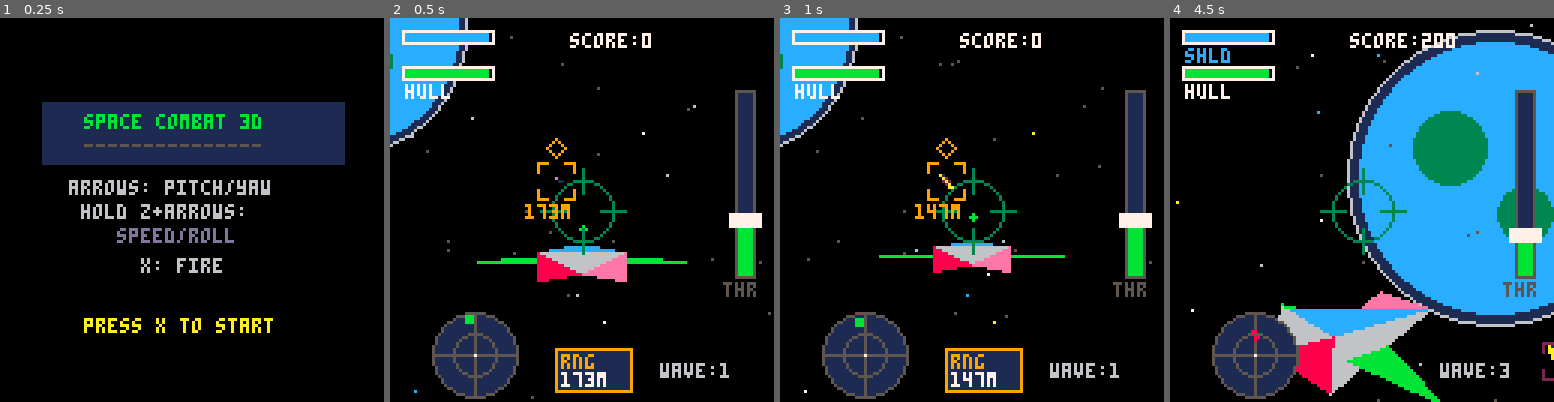
Above: before the commit, frames 1-4 (left to right).
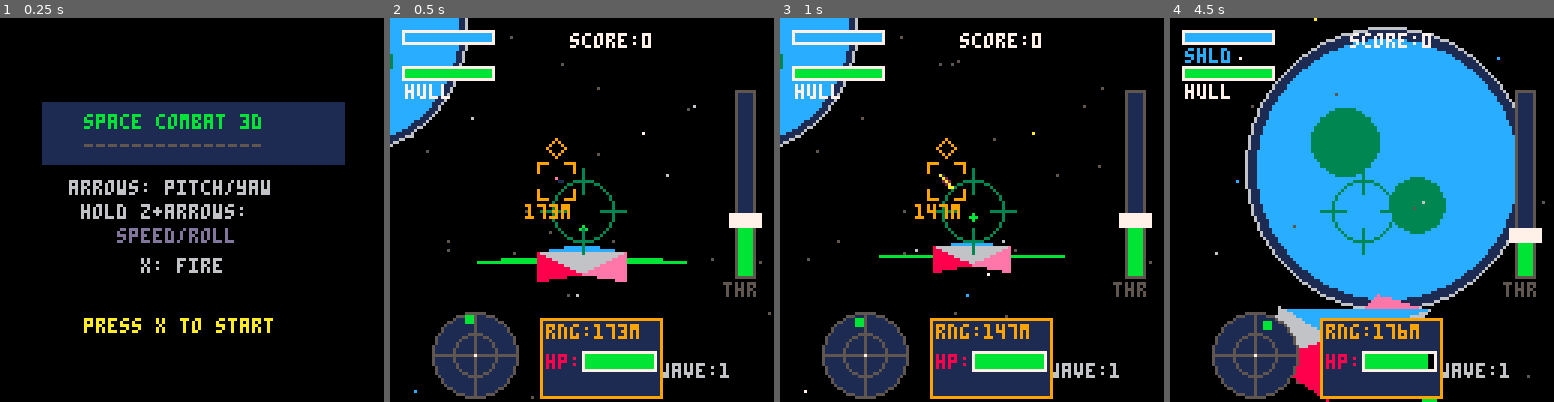
Above: after the commit, the same moments.

Repository: RubenTipparach/Mini-Pico-Games
Game: PICO-8 cartridge pico-8/carts/space_combat_3d.p8
The game is run twice, just before and just after one commit, with the same random seed, the same clock (stepped at 60 frames per second) and the same inputs.
Inputs (mouse positions are in pixels of both pictures, inside the frame that each line leads up to):
- Up to frame 1 (0.25 s): no input
- Up to frame 2 (0.5 s): tap X (X key) at 0.33 s
- Up to frame 3 (1 s): click (1060, 121) at 0.67 s; tap O (Z key) at 0.7 s
- Up to frame 4 (4.5 s): tap X (X key) at 1.07, 1.85, 2.97, 4.08 s; click (1216, 267) at 1.22 s; hold Right 1.6-2.1 s; tap O (Z key) every 0.4 s from 1.7 to 4.1 s; click (1277, 114) at 1.77 s; hold Up 2.15-2.42 s; click (1342, 259) at 2.32 s; hold Right 2.47-3.03 s; click (1404, 106) at 2.87 s; hold Left 3.08-3.58 s; click (1465, 256) at 3.42 s; hold Down 3.63-3.97 s; click (1231, 102) at 3.97 s; hold Right from 4.02 s (still down)

Frame 1 is identical in both runs. In frame 2, 6.0% of the frame differs, in the area x 25-72%, y 3-100%; in frame 3, 6.0%; in frame 4, 43%, in the area x 1-100%, y 0-100%.

Commit message:
shooting ships is fun!

Diff:
--- a/pico-8/carts/space_combat_3d.p8
+++ b/pico-8/carts/space_combat_3d.p8
@@ -39,8 +39,10 @@
 
 -- targeting
 target=nil
-last_b_tap=0
-tap_window=15
+last_tap_time=-99
+prev_btn4=false
+match_speed=false
+match_speed_held=false
 
 -- tables
 stars={}
@@ -49,6 +51,7 @@
 parts={}
 expls={}
 dust={}
+debris={}
 
 -- ship verts/faces
 ship_v={
@@ -315,11 +318,24 @@
 
  if alt_mode then
   -- alternate mode: up/down = speed, left/right = roll
-  if btn(2) then
-   throttle=min(throttle+0.03,1)
-  end
-  if btn(3) then
-   throttle=max(throttle-0.03,0)
+  -- Z + up + down together = toggle match speed
+  if btn(2) and btn(3) then
+   if not match_speed_held then
+    match_speed=not match_speed
+    match_speed_held=true
+    sfx(4) -- beep to confirm toggle
+   end
+  else
+   match_speed_held=false
+   -- manual throttle adjustments disable match speed
+   if btn(2) then
+    throttle=min(throttle+0.03,1)
+    match_speed=false
+   end
+   if btn(3) then
+    throttle=max(throttle-0.03,0)
+    match_speed=false
+   end
   end
   -- roll around forward axis
   if btn(0) then
@@ -353,15 +369,25 @@
  -- re-orthonormalize to prevent error accumulation
  orthonorm()
 
- -- smooth speed
- pspeed+=(throttle*1.5-pspeed)*0.08
-
- -- double-tap B to cycle targets
- if btnp(4) then
-  if t()-last_b_tap<0.25 then
+ -- smooth speed (or match target speed)
+ local target_speed=throttle*1.5
+ if match_speed and target then
+  target_speed=target.spd or 0.5
+ end
+ pspeed+=(target_speed-pspeed)*0.08
+
+ -- double-tap Z to cycle targets (detect rising edge only)
+ local btn4_down=btn(4)
+ local btn4_tap=btn4_down and not prev_btn4
+ prev_btn4=btn4_down
+
+ if btn4_tap then
+  if t()-last_tap_time<0.3 then
    cycle_target()
-  end
-  last_b_tap=t()
+   last_tap_time=-99 -- reset to prevent triple-tap
+  else
+   last_tap_time=t()
+  end
  end
 
  -- A button (btn 5) = fire
@@ -428,6 +454,17 @@
    e[4]-=0.5
    if e[4]<=0 then del(expls,e) end
   end
+ end
+
+ -- debris triangles
+ for d in all(debris) do
+  d.x+=d.vx
+  d.y+=d.vy
+  d.z+=d.vz
+  d.rx+=d.rvx
+  d.ry+=d.rvy
+  d.life-=1
+  if d.life<=0 then del(debris,d) end
  end
 
  -- dust particles (move opposite to player velocity)
@@ -497,6 +534,7 @@
  -- type-specific stats
  if etype=="normal" then
   e.hp=20
+  e.max_hp=20
   e.spd=0.6
   e.fire=rnd(120)+90
   e.acc=0.15
@@ -504,6 +542,7 @@
   e.f=enemy_f
  elseif etype=="heavy" then
   e.hp=50
+  e.max_hp=50
   e.spd=0.4
   e.fire=rnd(150)+120
   e.acc=0.1
@@ -511,6 +550,7 @@
   e.f=heavy_f
  elseif etype=="fast" then
   e.hp=12
+  e.max_hp=12
   e.spd=0.9
   e.fire=rnd(100)+80
   e.acc=0.12
@@ -575,16 +615,18 @@
  cur_idx+=1
  if cur_idx>#enemies then cur_idx=1 end
  target=enemies[cur_idx]
- sfx(0)
+ sfx(4)
 end
 
 function update_enemies()
  for e in all(enemies) do
-  -- get direction to player
+  -- get direction to player (unscaled for AI use)
   local dx=px-e.x
   local dy=py-e.y
   local dz=pz-e.z
-  local dist=sqrt(dx*dx+dy*dy+dz*dz)
+  -- scale to avoid overflow
+  local sdx,sdy,sdz=dx/16,dy/16,dz/16
+  local dist=sqrt(sdx*sdx+sdy*sdy+sdz*sdz)*16
 
   -- get enemy forward vector
   local fx,fy,fz=rot3d(0,0,1,e.rx,e.ry,e.rz)
@@ -690,35 +732,43 @@
   if b.life<=0 then
    del(bullets,b)
   elseif b.plr then
+   -- player bullet -> enemy collision
    for e in all(enemies) do
-    local d=v_len({b.x-e.x,b.y-e.y,b.z-e.z})
-    if d<5 then -- 5 unit radius collision sphere
-     e.hp-=10
-     -- trigger evasion when hit
-     e.evade=20+rnd(15)
-     e.evade_dir=rnd(1)<0.5 and -1 or 1
-     add_parts(b.x,b.y,b.z,5,9)
+    -- scale down before squaring to avoid pico-8 overflow
+    local dx,dy,dz=(b.x-e.x)/16,(b.y-e.y)/16,(b.z-e.z)/16
+    local d=sqrt(dx*dx+dy*dy+dz*dz)*16
+    if d<10 then -- 10 unit radius collision sphere
+     e.hp-=1 -- reduced damage, takes many hits to kill
+     e.hits=(e.hits or 0)+1
+     -- trigger evasion after taking a few hits
+     if e.hits>=3+flr(rnd(3)) then
+      e.evade=20+rnd(15)
+      e.evade_dir=rnd(1)<0.5 and -1 or 1
+      e.hits=0 -- reset hit counter
+     end
+     add_parts(b.x,b.y,b.z,8,9)
+     add_expl(b.x,b.y,b.z,5) -- small explosion on hit
      del(bullets,b)
      sfx(2)
      if e.hp<=0 then
-      add_expl(e.x,e.y,e.z,15)
+      add_ship_expl(e.x,e.y,e.z,e.etype)
       score+=100
       del(enemies,e)
-      sfx(3)
-      -- wave progression handled in update_play()
+      sfx(5) -- big explosion sound
      end
      break
     end
    end
   else
-   local d=v_len({b.x-px,b.y-py,b.z-pz})
+   -- enemy bullet -> player collision
+   local dx,dy,dz=b.x-px,b.y-py,b.z-pz
+   local d=sqrt(abs(dx*dx+dy*dy+dz*dz))
    if d<6 then -- 6 unit radius for player
-    -- damage shields first, then health
-    shield_recharge=0 -- reset recharge timer
-    hit_flash=10 -- flash red when hit
+    shield_recharge=0
+    hit_flash=10
     if shield>0 then
      shield=max(0,shield-15)
-     add_parts(px,py,pz,4,12) -- blue shield sparks
+     add_parts(px,py,pz,4,12)
     else
      health-=10
      add_parts(px,py,pz,8,8)
@@ -740,6 +790,47 @@
  add(expls,{x,y,z,0,true,sz})
  add_parts(x,y,z,sz,10)
  add_parts(x,y,z,sz,9)
+end
+
+-- spectacular ship explosion with flying triangles
+function add_ship_expl(x,y,z,etype)
+ -- scale based on ship type
+ local sz,dur,debris_n,col
+ if etype=="heavy" then
+  sz,dur,debris_n,col=25,40,12,8
+ elseif etype=="fast" then
+  sz,dur,debris_n,col=12,20,6,9
+ else -- normal
+  sz,dur,debris_n,col=18,30,8,9
+ end
+
+ -- multiple expanding explosions
+ add(expls,{x,y,z,0,true,sz})
+ add(expls,{x+rnd(4)-2,y+rnd(4)-2,z+rnd(4)-2,0,true,sz*0.7})
+ add(expls,{x+rnd(6)-3,y+rnd(6)-3,z+rnd(6)-3,0,true,sz*0.5})
+
+ -- lots of particles
+ add_parts(x,y,z,sz*2,10)
+ add_parts(x,y,z,sz*2,9)
+ add_parts(x,y,z,sz,8)
+ add_parts(x,y,z,sz,7)
+
+ -- flying debris triangles
+ for i=1,debris_n do
+  local spd=0.3+rnd(0.5)
+  local vx,vy,vz=rnd(2)-1,rnd(2)-1,rnd(2)-1
+  local len=sqrt(vx*vx+vy*vy+vz*vz)
+  if len>0 then vx,vy,vz=vx/len*spd,vy/len*spd,vz/len*spd end
+  add(debris,{
+   x=x,y=y,z=z,
+   vx=vx,vy=vy,vz=vz,
+   rx=rnd(1),ry=rnd(1),rz=rnd(1),
+   rvx=rnd(0.1)-0.05,rvy=rnd(0.1)-0.05,
+   sz=1+rnd(2),
+   life=dur+rnd(20),
+   col=col
+  })
+ end
 end
 
 function _draw()
@@ -800,6 +891,7 @@
 
  draw_bullets_()
  draw_parts()
+ draw_debris()
  draw_expls()
  draw_hud()
 end
@@ -1015,19 +1107,6 @@
    local sx,sy=proj(vx,vy,vz)
    if sx>=0 and sx<128 and sy>=0 and sy<128 then
     circfill(sx,sy,max(1,4/vz),b.plr and 11 or 8)
-    -- debug: draw line to nearest enemy for player bullets
-    if b.plr then
-     for e in all(enemies) do
-      local evx,evy,evz=to_cam_space(e.x,e.y,e.z)
-      if evz>1 then
-       local esx,esy=proj(evx,evy,evz)
-       local d=v_len({b.x-e.x,b.y-e.y,b.z-e.z})
-       if d<30 then
-        line(sx,sy,esx,esy,d<5 and 8 or 5)
-       end
-      end
-     end
-    end
    end
   end
  end
@@ -1040,6 +1119,29 @@
    local sx,sy=proj(vx,vy,vz)
    if sx>=0 and sx<128 and sy>=0 and sy<128 then
     pset(sx,sy,p[8])
+   end
+  end
+ end
+end
+
+function draw_debris()
+ for d in all(debris) do
+  local vx,vy,vz=to_cam_space(d.x,d.y,d.z)
+  if vz>1 then
+   local sx,sy=proj(vx,vy,vz)
+   local sz=d.sz*8/vz
+   if sx>-20 and sx<148 and sy>-20 and sy<148 then
+    -- spinning triangle
+    local a=d.rx
+    local x1,y1=sx+cos(a)*sz,sy+sin(a)*sz
+    local x2,y2=sx+cos(a+0.33)*sz,sy+sin(a+0.33)*sz
+    local x3,y3=sx+cos(a+0.66)*sz,sy+sin(a+0.66)*sz
+    -- fade color as life decreases
+    local col=d.col
+    if d.life<10 then col=5 end
+    line(x1,y1,x2,y2,col)
+    line(x2,y2,x3,y3,col)
+    line(x3,y3,x1,y1,col)
    end
   end
  end
@@ -1081,13 +1183,15 @@
 function draw_hud()
  -- shield bar (top)
  rectfill(4,4,34,8,0)
- rectfill(5,5,5+shield*0.28,7,12) -- blue
+ local sw=flr(shield*28/100)
+ if shield>0 then rectfill(5,5,5+sw,7,12) end -- blue
  rect(4,4,34,8,7)
  print("shld",5,10,12)
 
  -- health bar (below shield)
  rectfill(4,16,34,20,0)
- rectfill(5,17,5+health*0.28,19,health>30 and 11 or 8)
+ local hw=flr(health*28/100)
+ if health>0 then rectfill(5,17,5+hw,19,health>30 and 11 or 8) end
  rect(4,16,34,20,7)
  print("hull",5,22,7)
 
@@ -1112,20 +1216,33 @@
  rectfill(116,fy,120,85,11)
  rectfill(113,fy-2,123,fy+2,7)
  print("thr",111,88,5)
+ -- match speed indicator
+ if match_speed then
+  print("mtch",109,95,11)
+ end
 
  -- radar (bottom left)
  draw_radar()
 
  -- target info panel
  if target then
-  rectfill(55,110,80,124,1)
-  rect(55,110,80,124,9)
-  local dx=target.x-px
-  local dy=target.y-py
-  local dz=target.z-pz
-  local dist=sqrt(dx*dx+dy*dy+dz*dz)
-  print("rng",57,112,9)
-  print(flr(dist).."m",57,118,7)
+  rectfill(50,100,90,126,1)
+  rect(50,100,90,126,9)
+  -- scale to avoid overflow
+  local dx,dy,dz=(target.x-px)/16,(target.y-py)/16,(target.z-pz)/16
+  local dist=sqrt(dx*dx+dy*dy+dz*dz)*16
+  print("rng:"..flr(dist).."m",52,102,9)
+  -- enemy health bar (normalized 0-1)
+  print("hp:",52,112,8)
+  rectfill(64,111,88,117,0)
+  local max_hp=target.max_hp or 20
+  local hp_ratio=target.hp/max_hp
+  local ehp=flr(hp_ratio*22)
+  if target.hp>0 then
+   local hcol=hp_ratio>0.5 and 11 or (hp_ratio>0.25 and 9 or 8)
+   rectfill(65,112,65+ehp,116,hcol)
+  end
+  rect(64,111,88,117,7)
  end
 end
 
@@ -1206,10 +1323,9 @@
  -- draw brackets on all enemies
  for e in all(enemies) do
   local vx,vy,vz=to_cam_space(e.x,e.y,e.z)
-  local dx=e.x-px
-  local dy=e.y-py
-  local dz=e.z-pz
-  local dist=sqrt(dx*dx+dy*dy+dz*dz)
+  -- scale to avoid overflow
+  local dx,dy,dz=(e.x-px)/16,(e.y-py)/16,(e.z-pz)/16
+  local dist=sqrt(dx*dx+dy*dy+dz*dz)*16
 
   if vz>1 then
    local sx,sy=proj(vx,vy,vz)
@@ -1244,17 +1360,20 @@
     print(flr(dist).."m",sx-10,sy+sz+2,9)
    end
   else
-   -- off-screen target indicator (arrow at edge)
+   -- off-screen/behind indicator
    if e==target then
-    -- project direction to screen edge
-    local ang=atan2(vx,-vz)
+    -- use camera-space coords to find direction
+    local ang=atan2(vx,vz)
     local ex=64+cos(ang)*50
-    local ey=64+sin(ang)*50
+    local ey=64-sin(ang)*50
     -- draw arrow pointing toward target
-    circfill(ex,ey,4,2)
-    circ(ex,ey,4,9)
+    circfill(ex,ey,5,2)
+    circ(ex,ey,5,9)
+    -- arrow pointing direction
+    local ax,ay=cos(ang)*8,sin(ang)*8
+    line(ex,ey,ex+ax,ey-ay,9)
     -- show range
-    print(flr(dist).."m",ex-10,ey+6,9)
+    print(flr(dist).."m",ex-10,ey+8,9)
    end
   end
  end
Not shown, changed: the sound effects (__sfx__) section of pico-8/carts/space_combat_3d.p8
Not shown, changed: .gitignore
Not shown, added: pico-8/run.bat
